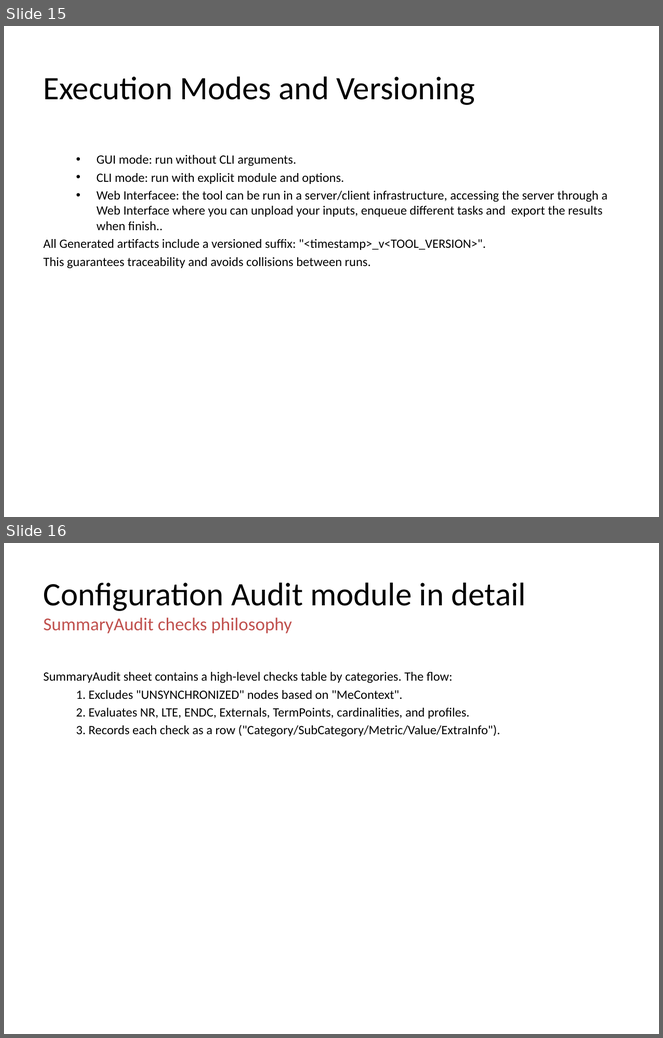
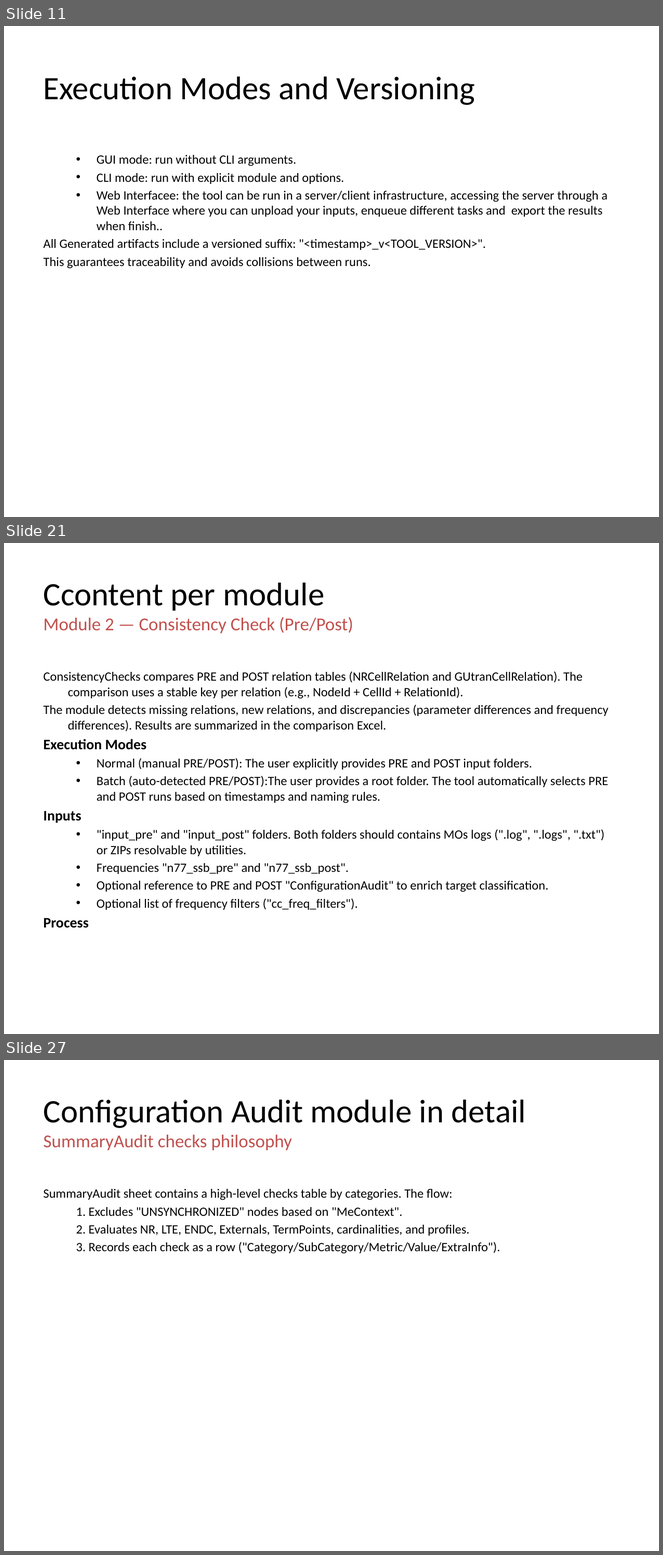
Before and after one commit to jaimetur/SSB_RetuningAutomations, a slide deck: help/User-Guide-SSB-Retuning-Automations-v0.7.4.pptx. Shown one above the other, each under a label of ours: slides 15 and 16 before the commit, slides 11, 21 and 27 after it; the slides between them are not shown. The pictures are 663x1038 and 663x1555 pixels, drawn with LibreOffice and Linux fonts; fonts in the diff are those of the drawing; background and template pictures are left out. Boxes give left, top, right and bottom in pixels: in the first picture for what was removed or moved away, otherwise in the second. Text is boxed around its words. In the diff, an @@ line names an element or a change of style, - is before the commit and + after.

Commit message:
- Updated Technical User Guide to include Naming Convention for Inputs

```diff
--- a/help/User-Guide-SSB-Retuning-Automations-v0.7.4.pptx
+++ b/help/User-Guide-SSB-Retuning-Automations-v0.7.4.pptx
@@ slide 21 added at bbox=[4, 543, 659, 1034], background #FFFFFF @@
@@ title added at bbox=[44, 583, 353, 633], 20 pt, text #C0504D @@
+Ccontent per module
+Module 2 — Consistency Check (Pre/Post)
@@ text added at bbox=[44, 671, 609, 910], 14 pt, text #000000 @@
+ConsistencyChecks compares PRE and POST relation tables (NRCellRelation and GUtranCellRelation). The comparison uses a stable key per relation (e.g., NodeId + CellId + RelationId).
+The module detects missing relations, new relations, and discrepancies (parameter differences and frequency differences). Results are summarized in the comparison Excel.
+Execution Modes
+  • Normal (manual PRE/POST): The user explicitly provides PRE and POST input folders.
+  • Batch (auto-detected PRE/POST):The user provides a root folder. The tool automatically selects PRE and POST runs based on timestamps and naming rules.
+Inputs
+  • "input_pre" and "input_post" folders. Both folders should contains MOs logs (".log", ".logs", ".txt") or ZIPs resolvable by utilities.
+  • Frequencies "n77_ssb_pre" and "n77_ssb_post".
+  • Optional reference to PRE and POST "ConfigurationAudit" to enrich target classification.
+  • Optional list of frequency filters ("cc_freq_filters").
+Process
@@ what was slide 15 is now slide 11 @@
@@ what was slide 16 is now slide 27 @@
```
Also in this commit, not shown: 10 slides changed, 10 other slides added, 4 other files.
